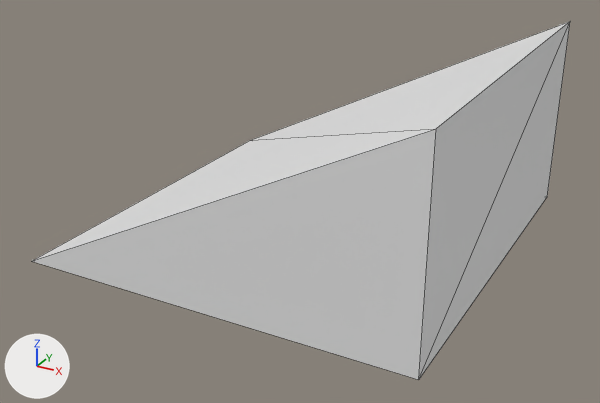
One commit to the COLLADA model res/modals/shapes/halfSlant.dae: the scene before it, then after it.
Both versions are drawn from a camera (50 mm lens) standing at (0.934, -1.756, 0.443) and looking at (0.007, -0.071, -0.4). Arrows for +X, +Y and +Z are at lower left; the lights stay in place. Mesh edges are drawn as thin lines.

In view in the first picture: 'SHAPE'.
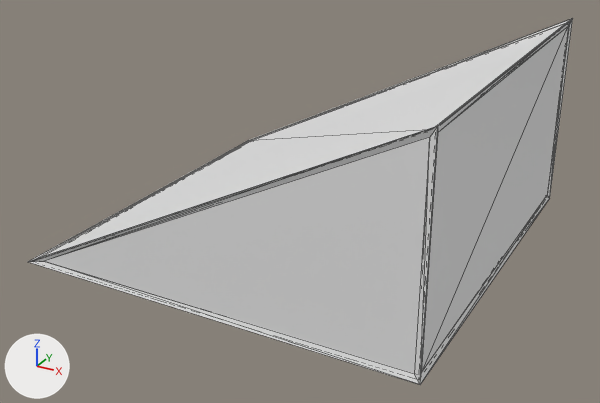
What changed in the scene script:
```text
Add me_cube_000:
    me_cube_000.from_pydata(...)  # 30 vertices, 72 faces; spans x -0.508..0.506, y -0.506..0.506, z -0.506..0.007
Add ob_wireframe:
    ob_wireframe = bpy.data.objects.new('WireFrame', me_cube_000)
    ob_wireframe.location = (0.0, 0.0, 0.0)
```

Where the change shows, as pixel boxes (x1, y1, x2, y2) in the pictures (600 x 403 px):
'WireFrame', added
    after: (28, 18, 573, 385)
